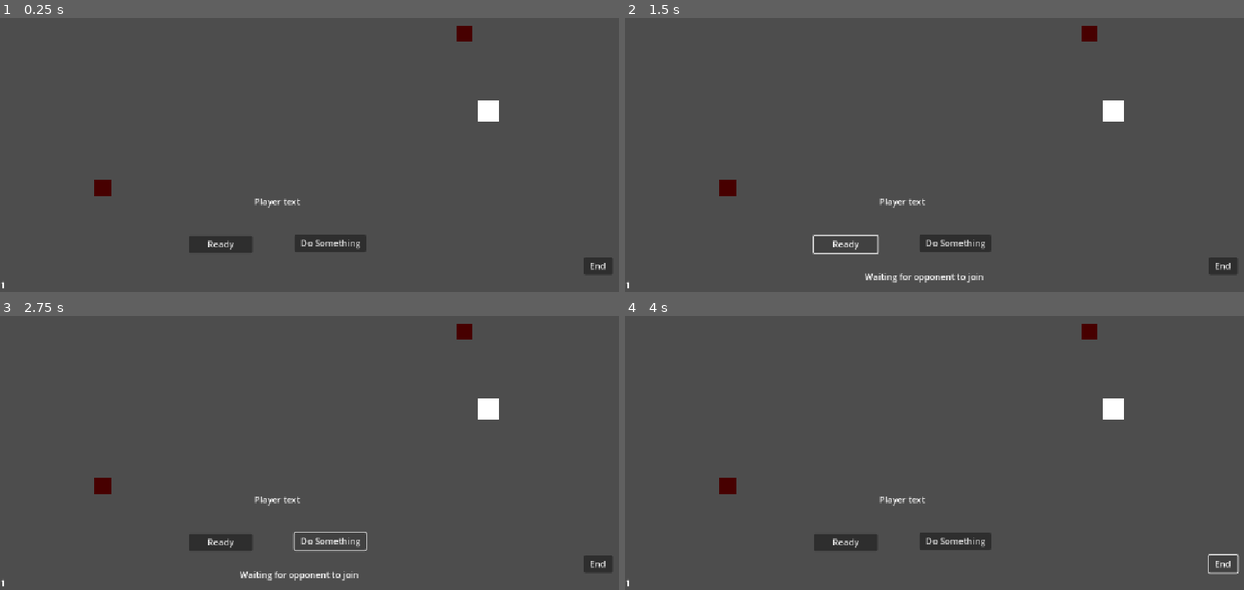
Above: before the commit, frames 1-4 (two rows, left to right).
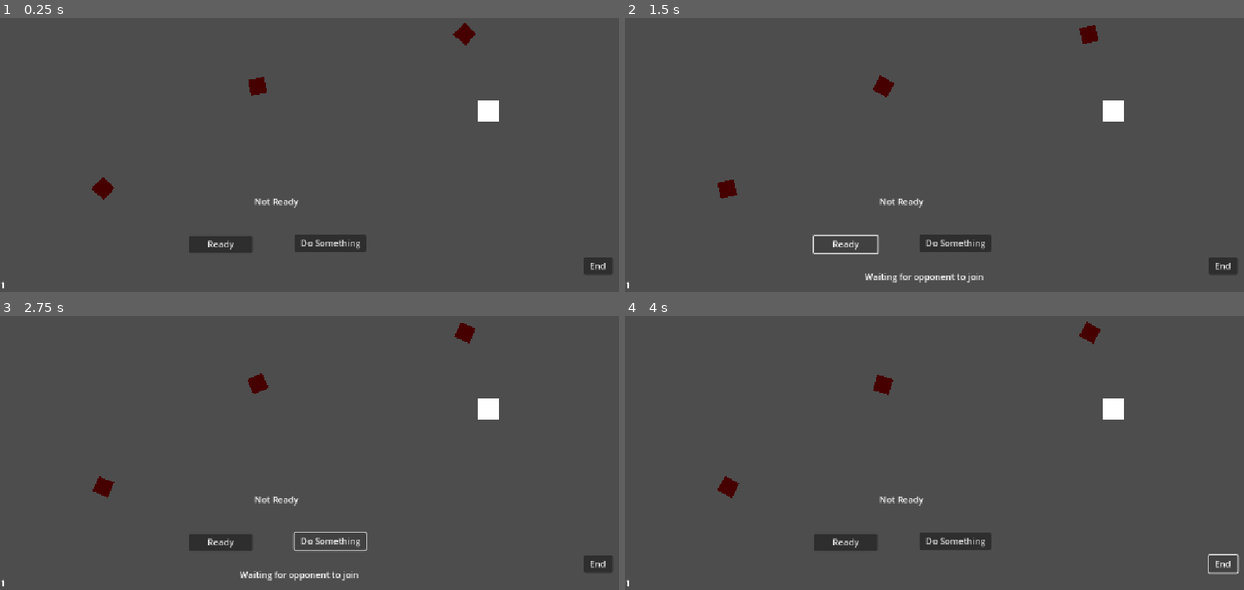
Above: after the commit, the same moments.

Repository: JoeyGiordano/JGZGodotGameTemplate
Game: Godot game, scene res://game/player_field.tscn
The game is run twice, just before and just after one commit, with the same random seed, the same clock (stepped at 60 frames per second) and the same inputs. This scene is started directly instead of the project's main scene. The engine's default icon, where the game draws it, is replaced by a stand-in: a white triangle on a blue panel in a dark square.
Inputs:
- Up to frame 1 (0.25 s): no input
- Up to frame 2 (1.5 s): click "Ready" at 0.5 s; click "Ready" at 1.25 s
- Up to frame 3 (2.75 s): click "Do Something" at 2 s
- Up to frame 4 (4 s): click "End" at 2.75 s; tap Enter at 3.5 s; hold Right (right) from 3.53 s (still down); tap Space (switch) at 3.6 s

The runs differ from the first frame. In frame 1, 0.4% of the frame differs, in the area x 14-77%, y 1-70%; in frame 2, 0.3%; in frame 3, 0.4%; in frame 4, 0.4%.
Error in both runs: Invalid call. Nonexistent function 'destroy_opponent_scene' in base 'Nil'. (res://game/player_field_1.gd:76)

Commit message:
Added enemy
Next: spawning and motion

Diff:
--- /dev/null
+++ b/game/enemy.gd
@@ -0,0 +1,25 @@
+extends Node2D
+
+@onready var sprite : Sprite2D = $Sprite2D
+
+@export var state : int = 0 #0 rock, 1 paper, 2 siscors
+
+func _process(delta):
+	rotation += -7 *delta
+	update_color()
+
+func die() :
+	rpc("_die")
+
+@rpc("call_local")
+func _die() :
+	sprite.modulate = Color.BLACK
+	state = 3 #so no death
+	await get_tree().create_timer(0.3).timeout
+	queue_free()
+
+func update_color() :
+	match(state) :
+		0 : sprite.modulate = Color.RED
+		1 : sprite.modulate = Color.GREEN
+		2 : sprite.modulate = Color.BLUE
--- /dev/null
+++ b/game/enemy.tscn
@@ -0,0 +1,23 @@
+[gd_scene load_steps=4 format=3 uid="uid://dmsxbcrsrvqkv"]
+
+[ext_resource type="Script" uid="uid://05aqsihoex1" path="res://game/enemy.gd" id="1_0fifv"]
+[ext_resource type="Texture2D" uid="uid://dxe5rsvu84bgc" path="res://icon.svg" id="1_s4oog"]
+
+[sub_resource type="RectangleShape2D" id="RectangleShape2D_0fifv"]
+size = Vector2(30, 30)
+
+[node name="Enemy" type="Node2D"]
+script = ExtResource("1_0fifv")
+
+[node name="Sprite2D" type="Sprite2D" parent="."]
+position = Vector2(0, -1)
+scale = Vector2(30, 30)
+texture = ExtResource("1_s4oog")
+region_enabled = true
+region_rect = Rect2(40, 57, 1, 1)
+
+[node name="Area2D" type="Area2D" parent="."]
+
+[node name="CollisionShape2D" type="CollisionShape2D" parent="Area2D"]
+position = Vector2(0, -1)
+shape = SubResource("RectangleShape2D_0fifv")
--- a/game/opponent_field.tscn
+++ b/game/opponent_field.tscn
@@ -7,4 +7,4 @@
 offset_top = 188.0
 offset_right = 666.0
 offset_bottom = 211.0
-text = "Opponent Text"
+text = "Not Ready"
--- a/game/player.gd
+++ b/game/player.gd
@@ -8,16 +8,23 @@
 var in_play : bool = false
 @export var state : int = 0 #0 rock, 1 paper, 2 siscors
 @export var switch_ready : bool = true
+var dead : bool = false
+var game_over : bool = false
 
 func _ready():
 	update_color()
+	$Area2D.area_entered.connect(_on_area_entered)
 
 func _process(delta):
 	if !is_multiplayer_authority() : return
 
+	rotation += delta * 3 #spin
+
 	if !in_play : return
 
-	update_color()
+	rotation += delta * 4 #SPIN FASTER
+
+	if !dead : update_color()
 
 	var movement : Vector2 = Vector2(Input.get_axis("left","right"), Input.get_axis("up","down"))
 	movement = movement.normalized()
@@ -37,3 +44,35 @@
 		0 : sprite.modulate = Color.RED
 		1 : sprite.modulate = Color.GREEN
 		2 : sprite.modulate = Color.BLUE
+
+func die() :
+	if game_over : return
+	rpc("game_over_")
+	if dead : return
+	dead = true
+	state = 3 #so no death
+	sprite.modulate = Color.BLACK
+	await get_tree().create_timer(3).timeout
+	rpc("restart")
+
+@rpc("call_local")
+func game_over_() :
+	game_over = true
+
+@rpc("call_local")
+func restart() :
+	#start the scenes again
+	GameContainer.GC.switch_to_scene("player_field_1")
+	GameContainer.GC.switch_to_opponent_scene("opponent_field_1")
+
+func _on_area_entered(area : Area2D) :
+	var statex = area.get_parent().state
+	if state == 0 :
+		if statex == 1 : die()
+		if statex == 2 : area.get_parent().die()
+	if state == 1 :
+		if statex == 2 : die()
+		if statex == 0 : area.get_parent().die()
+	if state == 2 :
+		if statex == 0 : die()
+		if statex == 1 : area.get_parent().die()
--- a/game/player.tscn
+++ b/game/player.tscn
@@ -22,6 +22,12 @@
 properties/5/path = NodePath(".:modulate")
 properties/5/spawn = true
 properties/5/replication_mode = 1
+properties/6/path = NodePath(".:rotation")
+properties/6/spawn = true
+properties/6/replication_mode = 1
+
+[sub_resource type="RectangleShape2D" id="RectangleShape2D_w5y0b"]
+size = Vector2(30, 30)
 
 [node name="Player" type="Node2D"]
 script = ExtResource("2_du4nq")
@@ -38,3 +44,9 @@
 
 [node name="MultiplayerSynchronizer" type="MultiplayerSynchronizer" parent="."]
 replication_config = SubResource("SceneReplicationConfig_w5y0b")
+
+[node name="Area2D" type="Area2D" parent="."]
+
+[node name="CollisionShape2D" type="CollisionShape2D" parent="Area2D"]
+position = Vector2(0, -1)
+shape = SubResource("RectangleShape2D_w5y0b")
--- a/game/player_field.tscn
+++ b/game/player_field.tscn
@@ -1,7 +1,8 @@
-[gd_scene load_steps=3 format=3 uid="uid://brihhvr3e0dtq"]
+[gd_scene load_steps=4 format=3 uid="uid://brihhvr3e0dtq"]
 
 [ext_resource type="Script" uid="uid://dkhyyxjothkkv" path="res://game/player_field_1.gd" id="1_arifm"]
 [ext_resource type="PackedScene" uid="uid://tdqkg32ia5t7" path="res://game/player.tscn" id="2_u3k4h"]
+[ext_resource type="PackedScene" uid="uid://dmsxbcrsrvqkv" path="res://game/enemy.tscn" id="3_jrlup"]
 
 [node name="PlayerField" type="Node2D"]
 script = ExtResource("1_arifm")
@@ -11,7 +12,7 @@
 offset_top = 470.0
 offset_right = 550.0
 offset_bottom = 493.0
-text = "Player text"
+text = "Not Ready"
 
 [node name="Button" type="Button" parent="."]
 offset_left = 346.0
@@ -60,3 +61,6 @@
 
 [node name="Player2" parent="." instance=ExtResource("2_u3k4h")]
 position = Vector2(852, 175)
+
+[node name="Enemy" parent="." instance=ExtResource("3_jrlup")]
+position = Vector2(473, 270)
Not shown, added: game/enemy.gd.uid
Not shown: 1 places in game/player.tscn that only renumber resources
